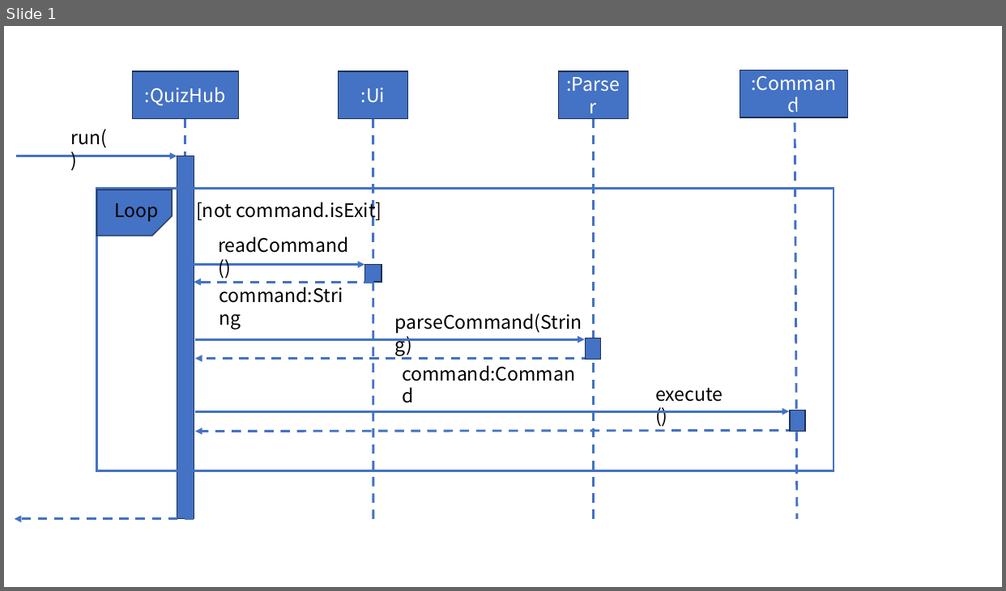
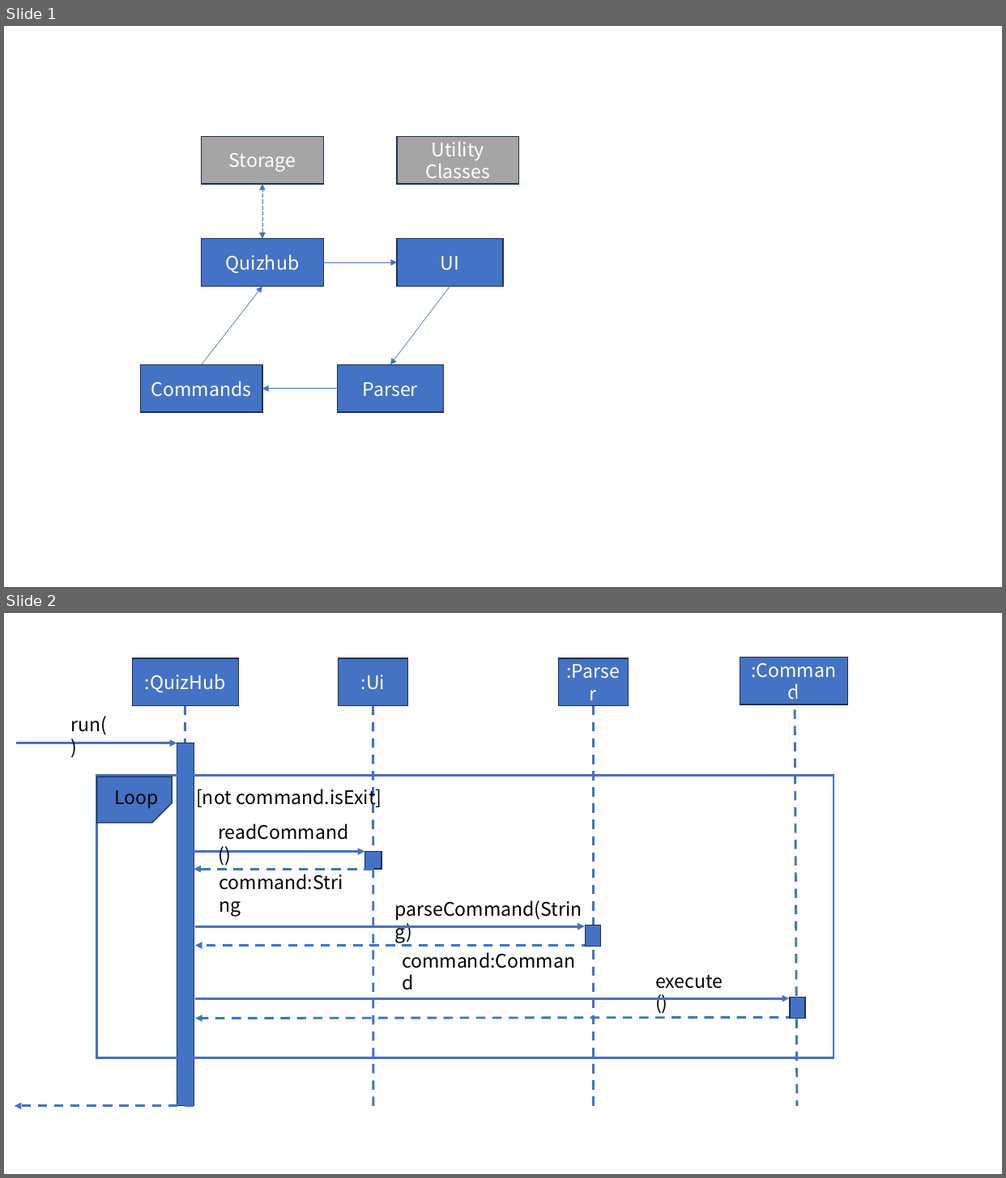
Before and after one commit to nus-cs2113-AY2324S1/tp, a slide deck: docs/UML/UMLTemplate.pptx. Shown one above the other, each under a label of ours: slide 1 before the commit, slides 1 and 2 after it. The pictures are 1006x591 and 1006x1178 pixels, drawn with LibreOffice and Linux fonts; fonts in the diff are those of the drawing. Boxes give left, top, right and bottom in pixels: in the first picture for what was removed or moved away, otherwise in the second. Text is boxed around its words. In the diff, an @@ line names an element or a change of style, - is before the commit and + after.

```diff
--- a/docs/UML/UMLTemplate.pptx
+++ b/docs/UML/UMLTemplate.pptx
@@ slide 1 added at (4,26,1002,587), background #FFFFFF @@
@@ rectangle added at (202,137,324,185), fill #A5A5A5, outline #1E3256 1 pt, 18 pt, text #FFFFFF @@
+Storage
@@ rectangle added at (397,137,519,185), fill #A5A5A5, outline #1E3256 1 pt, 18 pt, text #FFFFFF @@
+Utility Classes
@@ double arrow added from (262, 238) to (262, 184), #4472C4 0.5 pt dashed @@
@@ rectangle added at (202,238,324,287), fill #4472C4, outline #1E3256 1 pt, 18 pt, text #FFFFFF @@
+Quizhub
@@ rectangle added at (397,238,503,287), fill #4472C4, outline #1E3256 1 pt, 18 pt, text #FFFFFF @@
+UI
@@ arrow added from (324, 263) to (397, 263), #4472C4 0.5 pt @@
@@ arrow added from (202, 365) to (262, 287), #4472C4 0.5 pt @@
@@ arrow added from (450, 287) to (390, 365), #4472C4 0.5 pt @@
@@ rectangle added at (140,365,262,413), fill #4472C4, outline #1E3256 1 pt, 18 pt, text #FFFFFF @@
+Commands
@@ rectangle added at (337,365,444,413), fill #4472C4, outline #1E3256 1 pt, 18 pt, text #FFFFFF @@
+Parser
@@ arrow added from (337, 389) to (262, 389), #4472C4 0.5 pt @@
@@ what was slide 1 is now slide 2 @@
```
Also in this commit, not shown: 3 other files.
